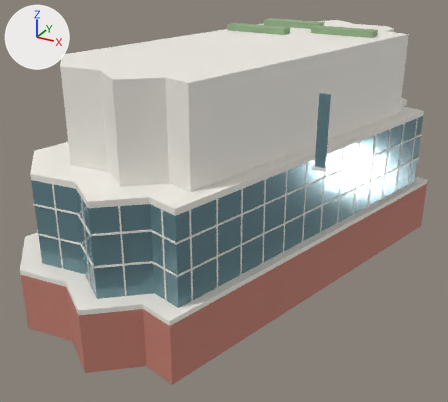
What one commit did to the glTF model assets/models/tang.glb.
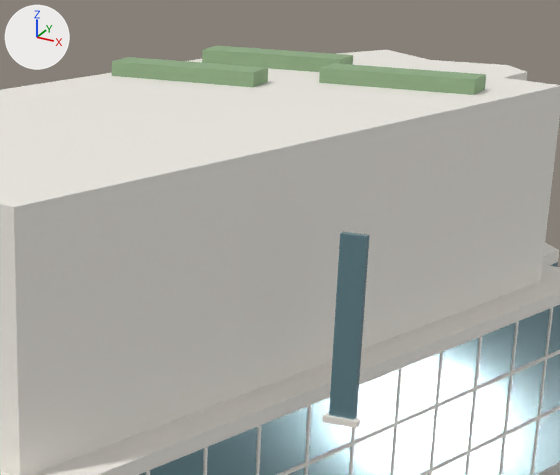
Old and new are each drawn whole from a 50 mm lens placed at (24.3, -49.1, 29.7), pointed at (-1.9, -1.4, 5.8) and again close up on the part from 41% to 91% of the width and 0% to 47% of the height. The lights are fixed; the arrows at upper left show +X, +Y and +Z. The first two pictures are the older version. Where no turn or scale is listed for an object, it has been applied to the vertices.

The older version as bpy lines, for what is in view:
```python
me_cube_057 = bpy.data.meshes.new('Cube.057')
me_cube_057.from_pydata(...)  # 8 vertices, 12 faces; spans x -4.5..4.5, y -16.1..16.1, z -0.1..0.1
me_cube_057.materials.append(mat_tpy_white)  # white #f3f0e8
me_cube_077 = bpy.data.meshes.new('Cube.077')
me_cube_077.from_pydata(...)  # a box spanning x -3.0..3.0, y -0.7..0.7, z -0.28..0.28
me_cube_077.materials.append(mat_tpy_green)  # greyish green #90ad86
me_cube_078 = bpy.data.meshes.new('Cube.078')
me_cube_078.from_pydata(...)  # a box spanning x -3.0..3.0, y -0.7..0.7, z -0.28..0.28
me_cube_078.materials.append(mat_tpy_green)  # greyish green #90ad86
me_cube_079 = bpy.data.meshes.new('Cube.079')
me_cube_079.from_pydata(...)  # a box spanning x -3.0..3.0, y -0.7..0.7, z -0.28..0.28
me_cube_079.materials.append(mat_tpy_green)  # greyish green #90ad86
ob_tpy_planter_0 = bpy.data.objects.new('TPY_planter_0', me_cube_077)
ob_tpy_planter_0.location = (-2.34, 6.22, 20.88)
ob_tpy_planter_1 = bpy.data.objects.new('TPY_planter_1', me_cube_078)
ob_tpy_planter_1.location = (-0.72, 11.02, 20.88)
ob_tpy_planter_2 = bpy.data.objects.new('TPY_planter_2', me_cube_079)
ob_tpy_planter_2.location = (5.41, 8.48, 20.88)
ob_tpy_transom_1_4 = bpy.data.objects.new('TPY_transom_1_4', me_cube_057)
ob_tpy_transom_1_4.location = (8.21, -2.39, 10.5)
# also in view: 'TPY_slit_4' at (9.4, -7.0, 16.0); 'TPY_glass' at (0.0, 0.5, 8.8); 'TPY_band_1' at (0.0, 0.5, 12.8); 'TPY_upper' at (0.0, 0.5, 16.5); 'TPY_roof_slab' at (0.0, 0.5, 20.3)
```
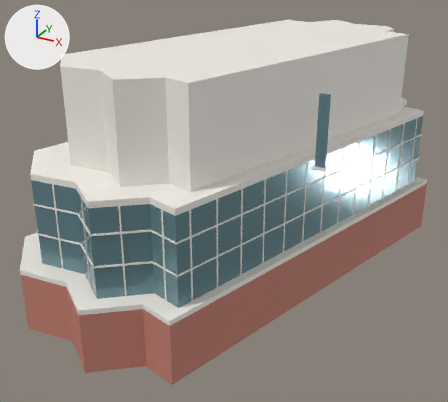
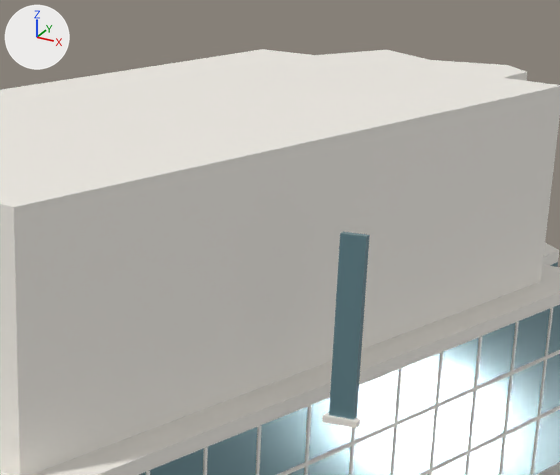
Changed parts and their boxes (x1, y1, x2, y2) in the close-ups (560 x 475 px):
'TPY_planter_2', deleted: before (319, 63, 486, 95)
'TPY_planter_0', deleted: before (112, 57, 268, 87)
'TPY_planter_1', deleted: before (202, 46, 353, 72)

What the commit changed:
Object 'TPY_planter_0' (ob_tpy_planter_0) is deleted.
Object 'TPY_planter_1' (ob_tpy_planter_1) is deleted.
Object 'TPY_planter_2' (ob_tpy_planter_2) is deleted.
